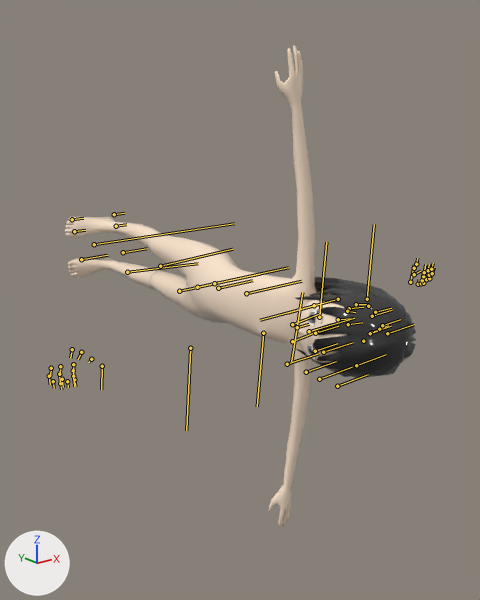
One commit to the FBX model source/media/model/girl.fbx: the scene before it, then after it.
One viewpoint serves both versions: a 50 mm lens placed at (-0.01188, -0.02427, 0.0059), pointed at (0.00077, -0.00845, -0.00043). The axes (+X, +Y, +Z) are drawn at lower left. The lights are the same throughout. The bones that bend it are drawn over the model as lines.

Names of what the first picture shows: 'Body'.
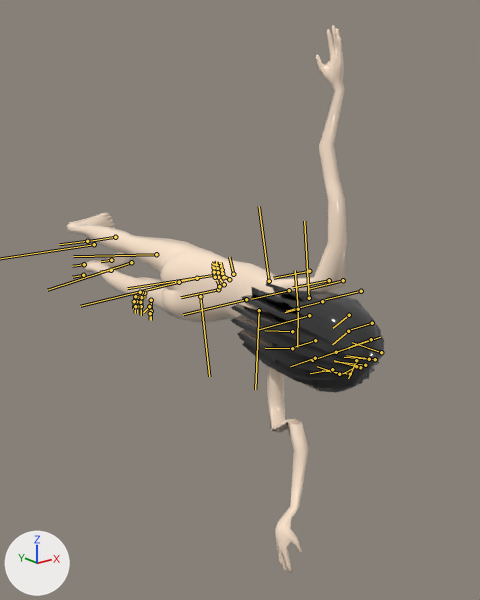
The newer file adds an action. The first version stands in its rest pose; the second is drawn at frame 29 of the action 'Stand'.

What differs and where, as boxes (x1, y1, x2, y2) in the pictures (480 x 600 px):
'Body', posed (10% narrower, 14% taller): before (65, 45, 416, 526); after (67, 25, 384, 573)
bone 'Hip', root to tip: before (197, 287) to (218, 282); after (197, 278) to (175, 282)
bone 'UpperLeg_L', root to tip: before (179, 291) to (259, 274); after (214, 275) to (127, 288)
bone 'Foot_L', root to tip: before (81, 259) to (107, 255); after (115, 237) to (90, 241)
bone 'UpperLeg_R', root to tip: before (214, 283) to (288, 267); after (179, 282) to (80, 306)
bone 'LowerLeg_R', root to tip: before (160, 266) to (232, 249); after (131, 262) to (47, 290)
bone 'Foot_R', root to tip: before (123, 252) to (147, 248); after (87, 241) to (59, 244)
bone 'Chest', root to tip: before (246, 293) to (301, 281); after (246, 299) to (183, 314)
bone 'Head', root to tip: before (309, 331) to (354, 318); after (309, 315) to (257, 330)
bone 'HairBack_2_C', root to tip: before (306, 372) to (336, 361); after (309, 271) to (273, 278)
bone 'HairBack_1_L', root to tip: before (319, 379) to (352, 367); after (361, 291) to (325, 299)
bone 'HairBack_2_L', root to tip: before (287, 364) to (319, 353); after (329, 280) to (293, 287)
bone 'Shoulder_L', root to tip: before (297, 327) to (291, 361); after (298, 309) to (295, 270)
bone 'UpperArm_L', root to tip: before (263, 333) to (257, 406); after (309, 298) to (304, 221)
bone 'LowerArm_L', root to tip: before (190, 348) to (186, 430); after (269, 281) to (259, 206)
bone 'Hand_L', root to tip: before (102, 366) to (101, 389); after (233, 274) to (229, 257)
bone 'Shoulder_R', root to tip: before (297, 327) to (302, 292); after (298, 309) to (297, 347)
bone 'UpperArm_R', root to tip: before (319, 317) to (326, 242); after (259, 310) to (255, 389)
bone 'LowerArm_R', root to tip: before (367, 299) to (374, 224); after (200, 296) to (209, 376)
bone 'Hand_R', root to tip: before (410, 282) to (414, 265); after (151, 300) to (151, 320)

The change in detail:
Bone 'Root' (bone_root) turns from (0, 0, 0) to (0, 0, -180) degrees about its own x, y and z.
Bone 'Hip' (bone_hip) turns from (0, 0, 0) to (0, 6, 0) degrees about its own x, y and z.
Bone 'UpperLeg_L' (bone_upperleg_l) turns from (0, 0, 0) to (3, -6, 3) degrees about its own x, y and z.
Bone 'Foot_L' (bone_foot_l) turns from (0, 0, 0) to (0, 0, -4) degrees about its own x, y and z.
Bone 'UpperLeg_R' (bone_upperleg_r) turns from (0, 0, 0) to (-3, -4, -3) degrees about its own x, y and z.
Bone 'LowerLeg_R' (bone_lowerleg_r) turns from (0, 0, 0) to (0, -5, 0) degrees about its own x, y and z.
Bone 'Foot_R' (bone_foot_r) turns from (0, 0, 0) to (0, 3, 4) degrees about its own x, y and z.
Bone 'Chest' (bone_chest) turns from (0, 0, 0) to (0, -11, 0) degrees about its own x, y and z.
Bone 'Head' (bone_head) turns from (0, 0, 0) to (0, 5, 0) degrees about its own x, y and z.
Bone 'HairBack_2_C' (bone_hairback_2_c) turns from (0, 0, 0) to (0, 0, -2) degrees about its own x, y and z.
Bone 'HairBack_1_L' (bone_hairback_1_l) turns from (0, 0, 0) to (0, 0, -4) degrees about its own x, y and z.
Bone 'HairBack_2_L' (bone_hairback_2_l) turns from (0, 0, 0) to (0, 0, -2) degrees about its own x, y and z.
Bone 'Shoulder_L' (bone_shoulder_l) turns from (0, 0, 0) to (0, 20, 3) degrees about its own x, y and z.
Bone 'UpperArm_L' (bone_upperarm_l) turns from (0, 0, 0) to (-6, 55, -2) degrees about its own x, y and z.
Bone 'LowerArm_L' (bone_lowerarm_l) turns from (0, 0, 0) to (-1, 2, -6) degrees about its own x, y and z.
Bone 'Hand_L' (bone_hand_l) turns from (0, 0, 0) to (-1, 7, 1) degrees about its own x, y and z.
Bone 'Shoulder_R' (bone_shoulder_r) turns from (0, 0, 0) to (0, 20, -3) degrees about its own x, y and z.
Bone 'UpperArm_R' (bone_upperarm_r) turns from (0, 0, 0) to (6, 56, 2) degrees about its own x, y and z.
Bone 'LowerArm_R' (bone_lowerarm_r) turns from (0, 0, 0) to (3, 2, 13) degrees about its own x, y and z.
Bone 'Hand_R' (bone_hand_r) turns from (0, 0, 0) to (3, 12, -2) degrees about its own x, y and z.
